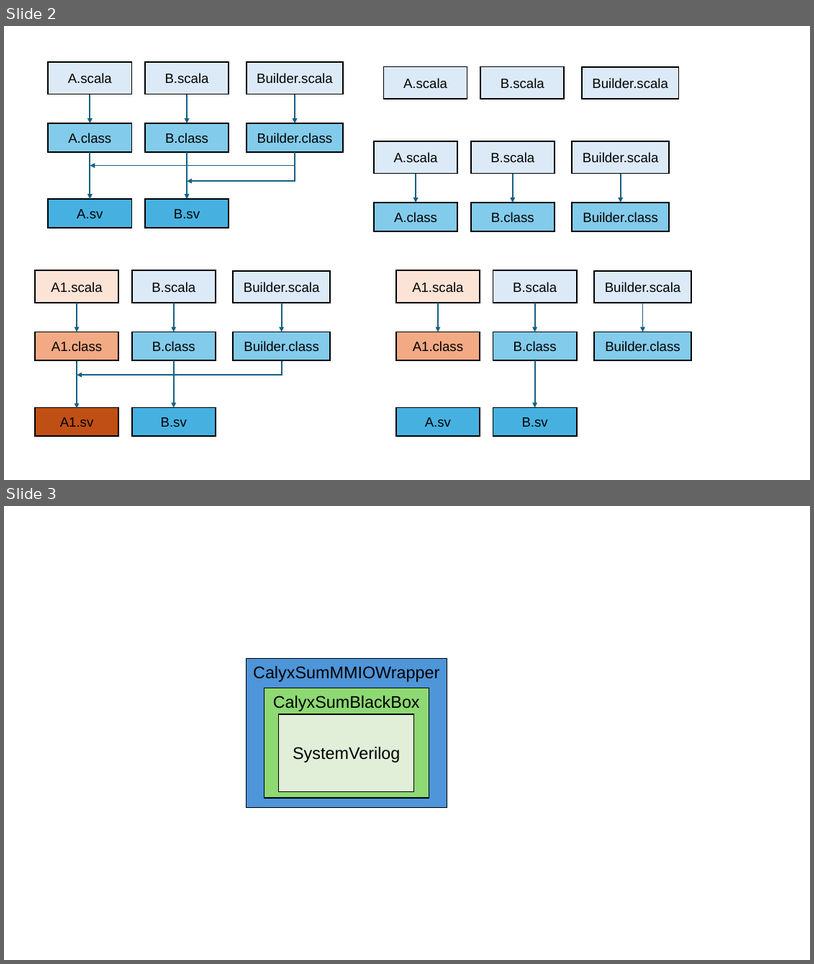
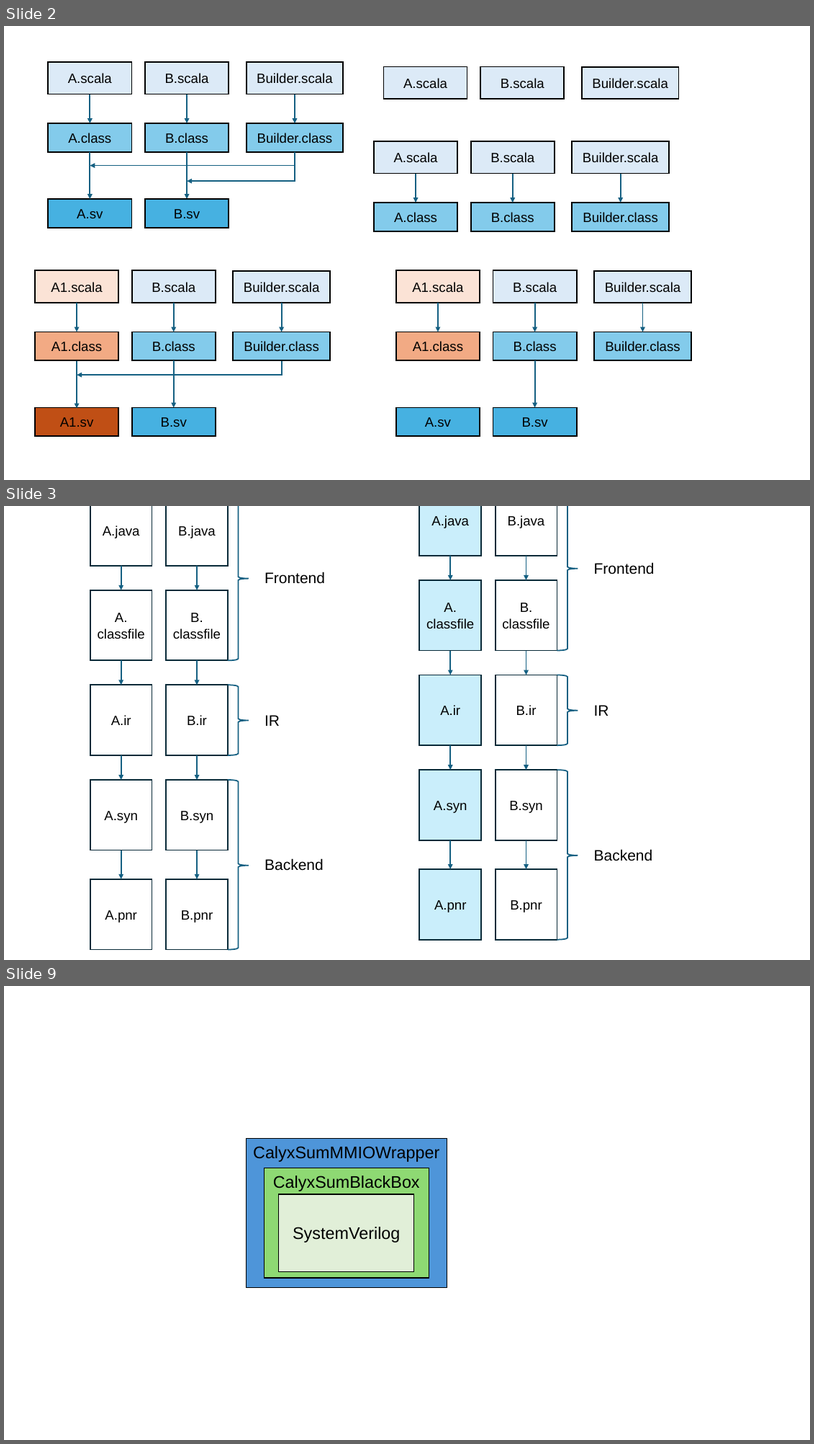
Before and after one commit to vighneshiyer/publications, a slide deck: figs/latte24/figs.pptx. Shown one above the other, each under a label of ours: slides 2 and 3 before the commit, slides 2, 3 and 9 after it; the slides between them are not shown. The pictures are 814x964 and 814x1444 pixels, drawn with LibreOffice and Linux fonts; fonts in the diff are those of the drawing. Boxes give left, top, right and bottom in pixels: in the first picture for what was removed or moved away, otherwise in the second. Text is boxed around its words. In the diff, an @@ line names an element or a change of style, - is before the commit and + after.

```diff
--- a/figs/latte24/figs.pptx
+++ b/figs/latte24/figs.pptx
@@ slide 3 added at [4, 506, 810, 960], background #FFFFFF @@
@@ group added at [419, 506, 655, 939]: 10 rectangles, 8 arrows, 3 right braces, 3 texts @@
+A.java
+B.java
+A.
+classfile
+B.
+classfile
+A.ir
+B.ir
+A.syn
+B.syn
+A.pnr
+B.pnr
+Backend
+IR
+Frontend
@@ group added at [90, 506, 325, 949]: 10 rectangles, 8 arrows, 3 right braces, 3 texts @@
+A.java
+B.java
+A.
+classfile
+B.
+classfile
+A.ir
+B.ir
+A.syn
+B.syn
+A.pnr
+B.pnr
+Backend
+IR
+Frontend
@@ what was slide 3 is now slide 9 @@
```
Also in this commit, not shown: 5 other slides added, 8 other files.
